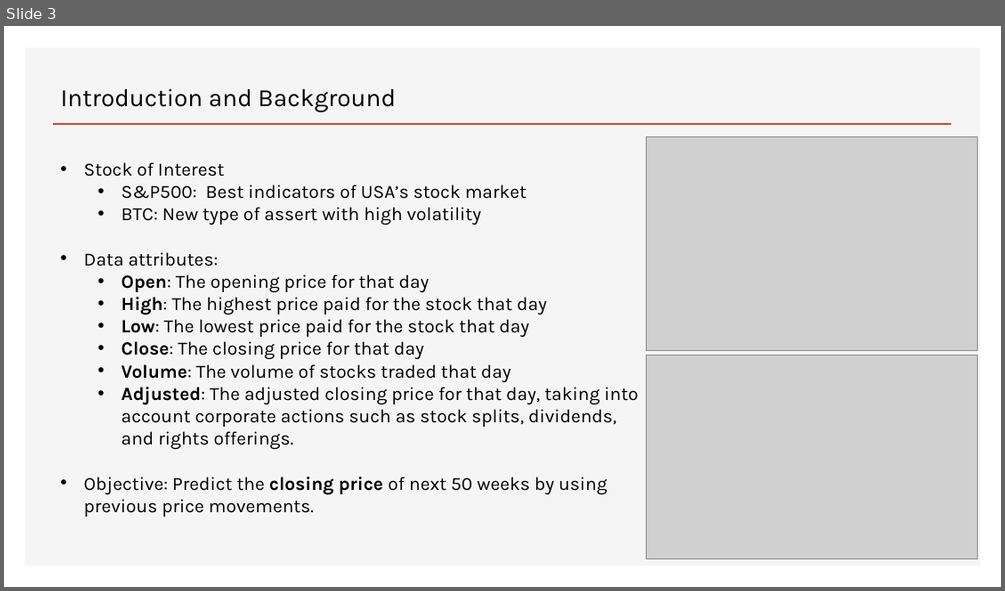
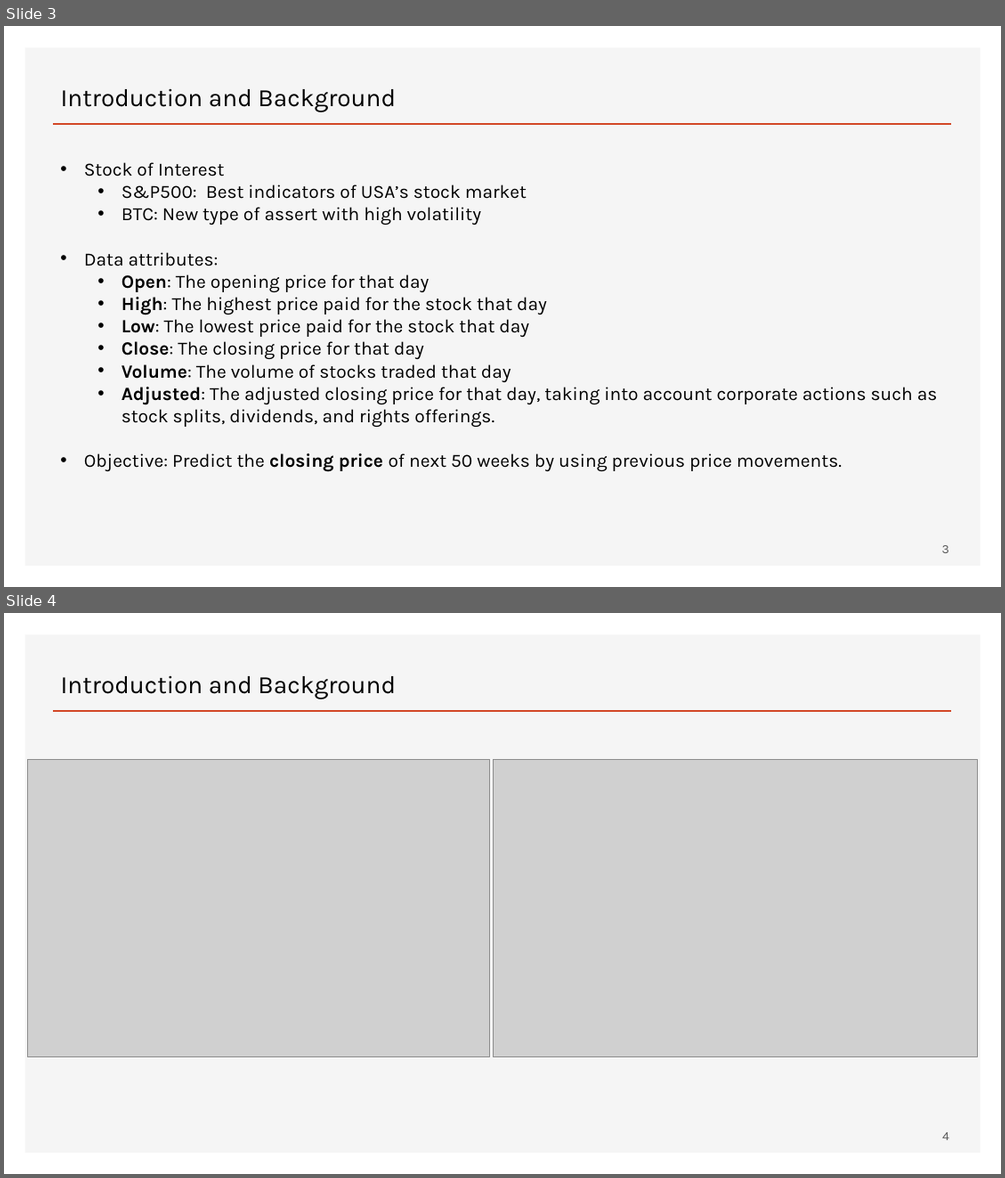
Before and after one commit to hieum98/Stock-Price-Prediction, a slide deck: HieuMan_FinalProj.pptx. Shown one above the other, each under a label of ours: slide 3 before the commit, slides 3 and 4 after it. The pictures are 1005x591 and 1005x1178 pixels, drawn with LibreOffice and Linux fonts; fonts in the diff are those of the drawing; grey boxes stand for pictures. Boxes give left, top, right and bottom in pixels: in the first picture for what was removed or moved away, otherwise in the second. Text is boxed around its words. In the diff, an @@ line names an element or a change of style, - is before the commit and + after.

```diff
--- a/HieuMan_FinalProj.pptx
+++ b/HieuMan_FinalProj.pptx
@@ slide 4 added at (x1=4, y1=613, x2=1001, y2=1174), background #FFFFFF; not listed: 2 template elements that a slide beside it also shows @@
@@ subtitle added at (x1=61, y1=675, x2=396, y2=699), 24 pt, text #000000 @@
+Introduction and Background
@@ picture added at (x1=28, y1=759, x2=490, y2=1056) @@
@@ picture added at (x1=493, y1=759, x2=977, y2=1056) @@
@@ page number added at (x1=942, y1=1132, x2=949, y2=1140), 12 pt, text #595959 @@
+4
@@ slide 3 changed as well @@
@@ text "Stock of Interest" rewrapped from (x1=84, y1=162, x2=638, y2=516) to (x1=84, y1=162, x2=938, y2=472) @@
@@ picture removed at (x1=646, y1=136, x2=978, y2=351) @@
@@ picture removed at (x1=646, y1=355, x2=978, y2=559) @@
@@ page number added at (x1=942, y1=545, x2=949, y2=553), 12 pt, text #595959 @@
+3
```
Also in this commit, not shown: 7 other slides changed, 3 other slides added.
